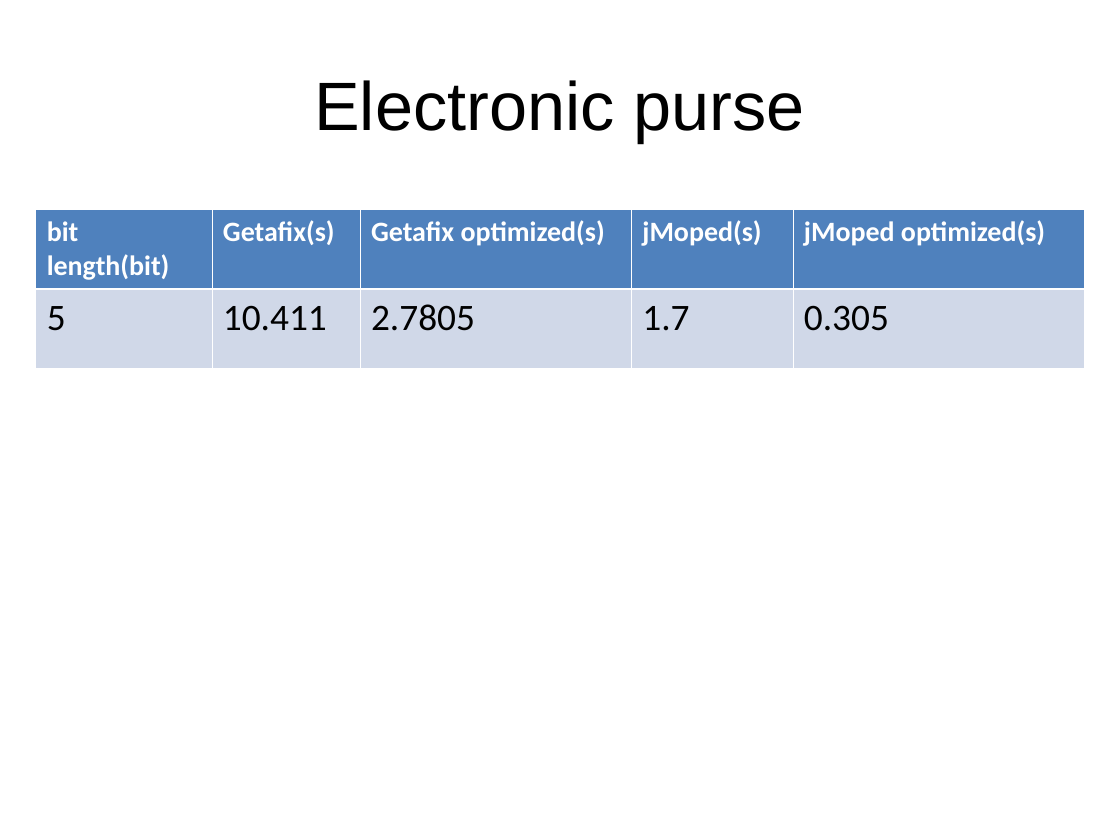
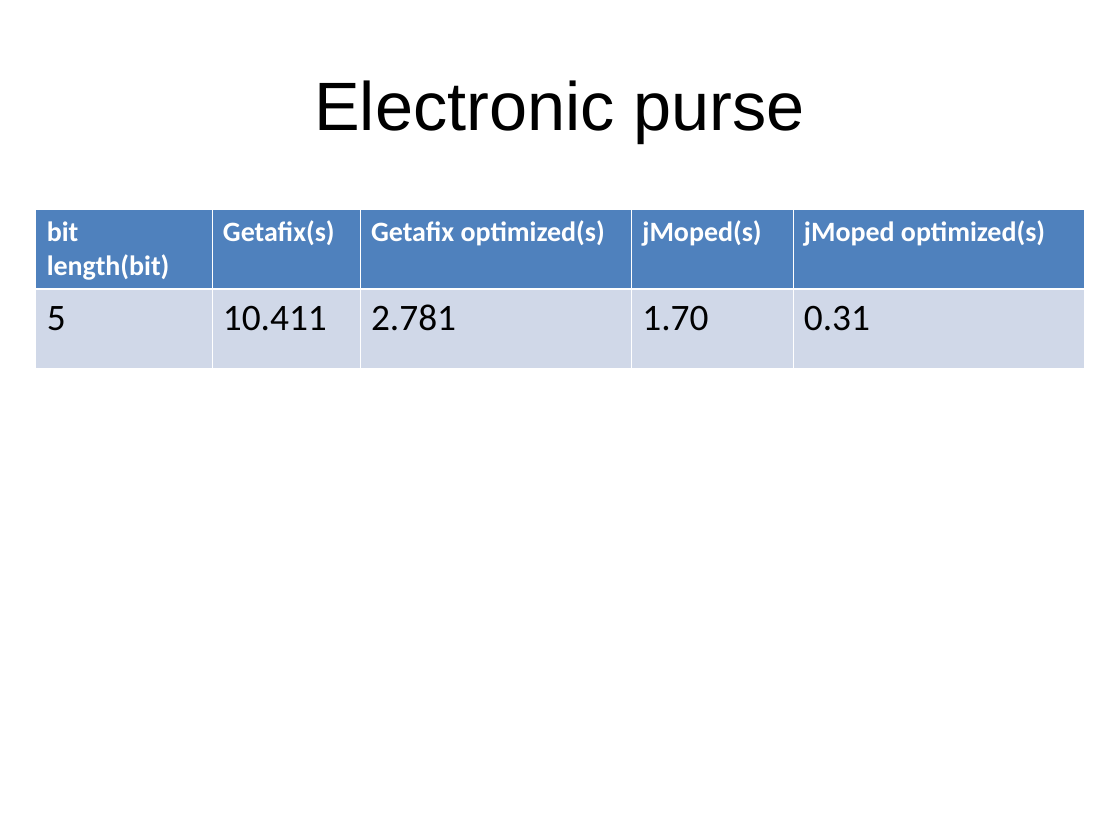
Before and after one commit to chenjiia/Thesis, a slide deck: slide 25 of thesis_presentation/presentation.ppt. Drawn at 1120x840 pixels with LibreOffice and Linux fonts; fonts in the diff are those of the drawing. Boxes give left, top, right and bottom in pixels: in the first picture for what was removed or moved away, otherwise in the second. Text is boxed around its words. In the diff, an @@ line names an element or a change of style, - is before the commit and + after.

```diff
--- a/thesis_presentation/presentation.ppt
+++ b/thesis_presentation/presentation.ppt
@@ table at [36,209,1083,368] @@
-row 2: 5 | 10.411 | 2.7805 | 1.7 | 0.305
+row 2: 5 | 10.411 | 2.781 | 1.70 | 0.31
```
Also in this commit, not shown: 9 other slides changed, 4 slides added, 1 slide removed.
